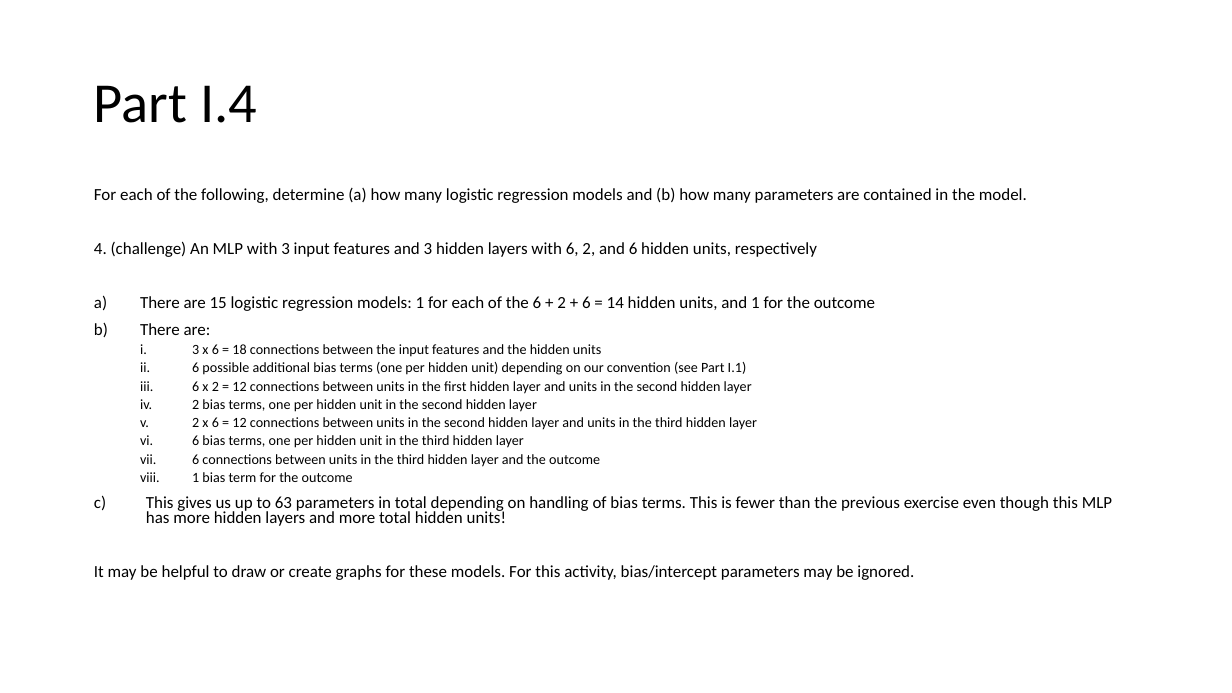
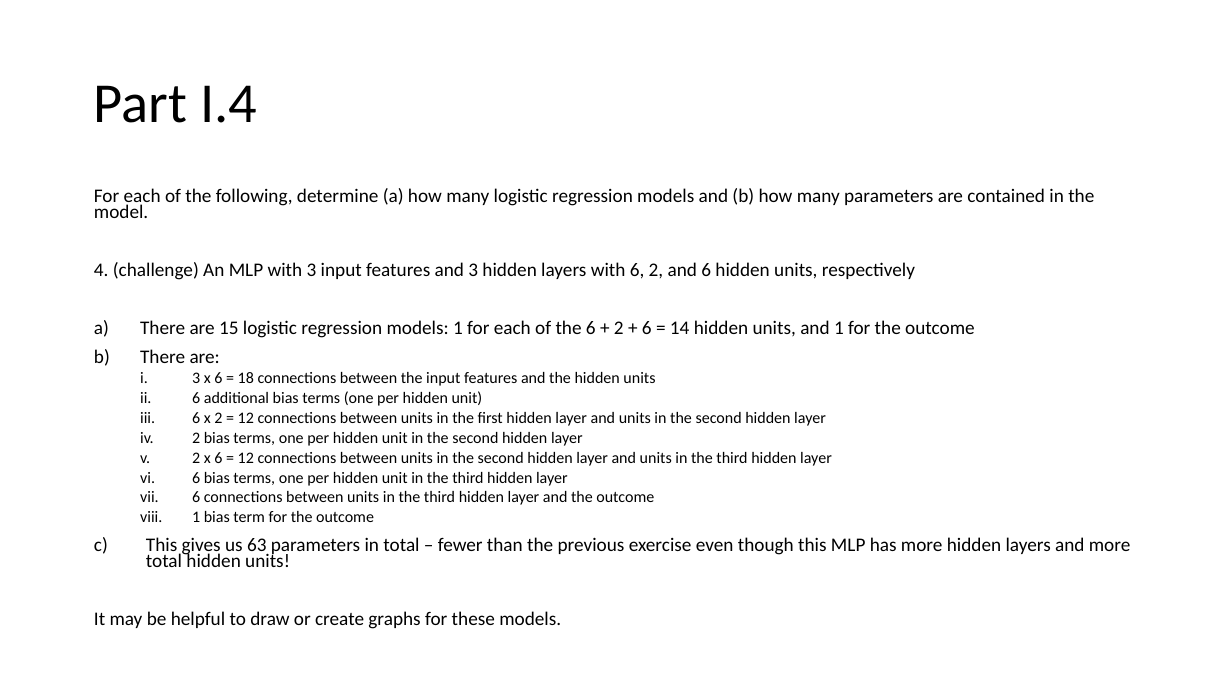
Before and after one commit to mengelhard/mmci_applied_ds, a slide deck: slide 5 of activities/multilayer_perceptron_key.pptx. Drawn at 1232x693 pixels with LibreOffice and Linux fonts; fonts in the diff are those of the drawing. Boxes give left, top, right and bottom in pixels: in the first picture for what was removed or moved away, otherwise in the second. Text is boxed around its words. In the diff, an @@ line names an element or a change of style, - is before the commit and + after.

Commit message:
removed intercepts as predictors

```diff
--- a/activities/multilayer_perceptron_key.pptx
+++ b/activities/multilayer_perceptron_key.pptx
@@ text at (94,188,1094,522): size 13.2 to 15 pt in "For each of the following, determine (a) ...", "4. (challenge) An MLP with 3 input ...", "There are 15 logistic regression models: 1 ...", "There are:"; size 11 to 12.5 pt in "3 x 6 = 18 connections between ...", "6 x 2 = 12 connections between ...", "2 bias terms, one per hidden unit ...", "2 x 6 = 12 connections between ..." and 3 more places @@
@@ text at (192,391,483,406): text changed; size 11 to 12.5 pt @@
-  ii. 6 possible additional bias terms (one per hidden unit) depending on our convention (see Part I.1)
+  ii. 6 additional bias terms (one per hidden unit)
@@ text at (94,611,561,629): text changed; size 13.2 to 15 pt @@
-c) This gives us up to 63 parameters in total depending on handling of bias terms. This is fewer than the previous exercise even though this MLP has more hidden layers and more total hidden units!
-It may be helpful to draw or create graphs for these models. For this activity, bias/intercept parameters may be ignored.
+c) This gives us 63 parameters in total – fewer than the previous exercise even though this MLP has more hidden layers and more total hidden units!
+It may be helpful to draw or create graphs for these models.
```
Also in this commit, not shown: 5 other slides changed, 5 other files.
